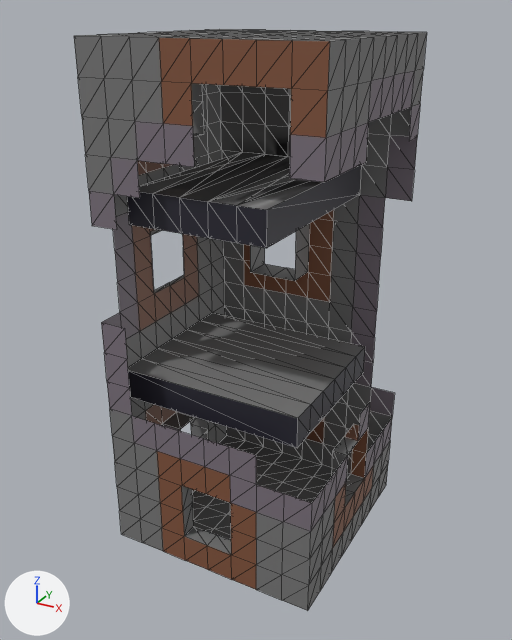
An edit to the OBJ model app/src/main/assets/models/builddamage/buildd2.obj, drawn before and after from the same camera.
Both versions are drawn from a camera (50 mm lens) standing at (8.8, -16.3, 7.64) and looking at (0.08, -0.44, -0.29). The axes (+X, +Y, +Z) are drawn at lower left. The lights are the same throughout. The first picture is the older version. Mesh edges are drawn as thin lines. Where no turn or scale is listed for an object, it has been applied to the vertices.
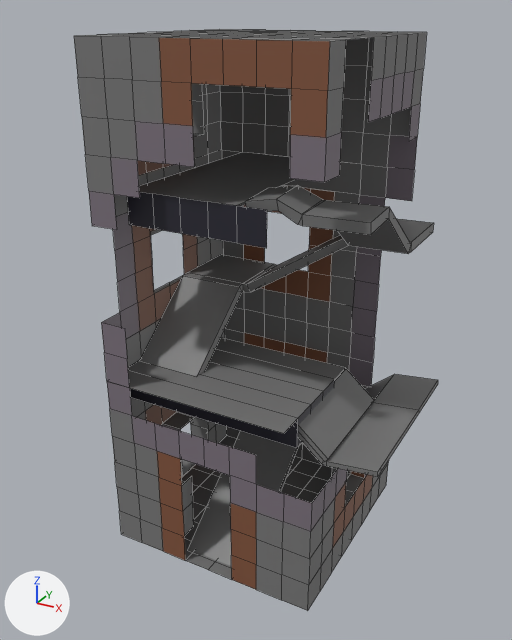
Changed parts and their boxes [x1, y1, x2, y2] in the pictures (512 x 640 px):
'Cube.002', added: after [139, 185, 434, 377]
'Cube.001', added: after [188, 369, 438, 566]
part 1 of me_cube, reshaped: before [182, 224, 370, 570]; after [107, 338, 345, 434]
part 2 of me_cube, deleted: before [339, 37, 374, 175]

What changed in the scene script:
```text
Change me_cube:
    used by ob_cube; location = (0.0, 0.0, 0.0)
    remove me_cube.from_pydata(...)  # 594 vertices, 1094 faces; spans x -3.13..3.13, y -3.13..3.13, z -7.08..7.08
    add me_cube.from_pydata(...)  # 566 vertices, 494 faces; spans x -3.13..3.13, y -3.14..3.13, z -7.08..7.08
    me_cube part 1: 28 vertices removed from x -1.57..3.13, y -3.13..2.57, z -6.19..1.77; 4 vertices added at x -3.13..2.33, y -3.14..0.79, z -1.77
    me_cube part 2: 4 vertices removed from x 3.13, y -1.57..-0.78, z 4.42..6.19
Add me_cube_002:
    me_cube_002.from_pydata(...)  # 52 vertices, 50 faces; spans x -3.11..3.88, y -2.27..2.93, z -1.98..3.79
    me_cube_002.materials.append(mat_material)  # grey #797979
Add me_cube_001:
    me_cube_001.from_pydata(...)  # 44 vertices, 42 faces; spans x -1.0..4.49, y -2.73..3.04, z -7.21..-1.94
    me_cube_001.materials.append(mat_material)  # grey #797979
Add ob_cube_002:
    ob_cube_002 = bpy.data.objects.new('Cube.002', me_cube_002)
    ob_cube_002.location = (0.0, 0.0, 0.0)
Add ob_cube_001:
    ob_cube_001 = bpy.data.objects.new('Cube.001', me_cube_001)
    ob_cube_001.location = (0.0, 0.0, 0.0)
```
